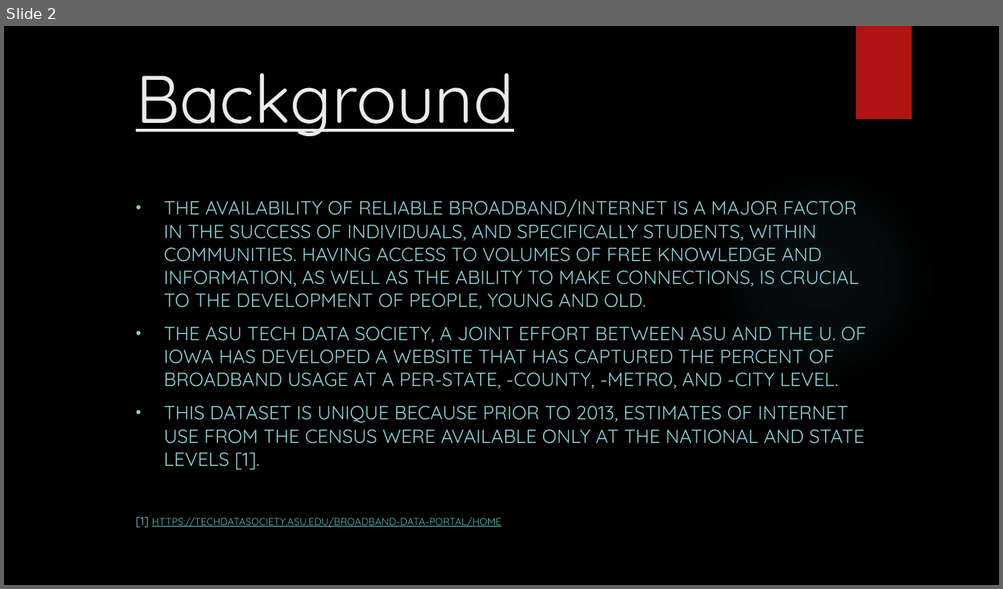
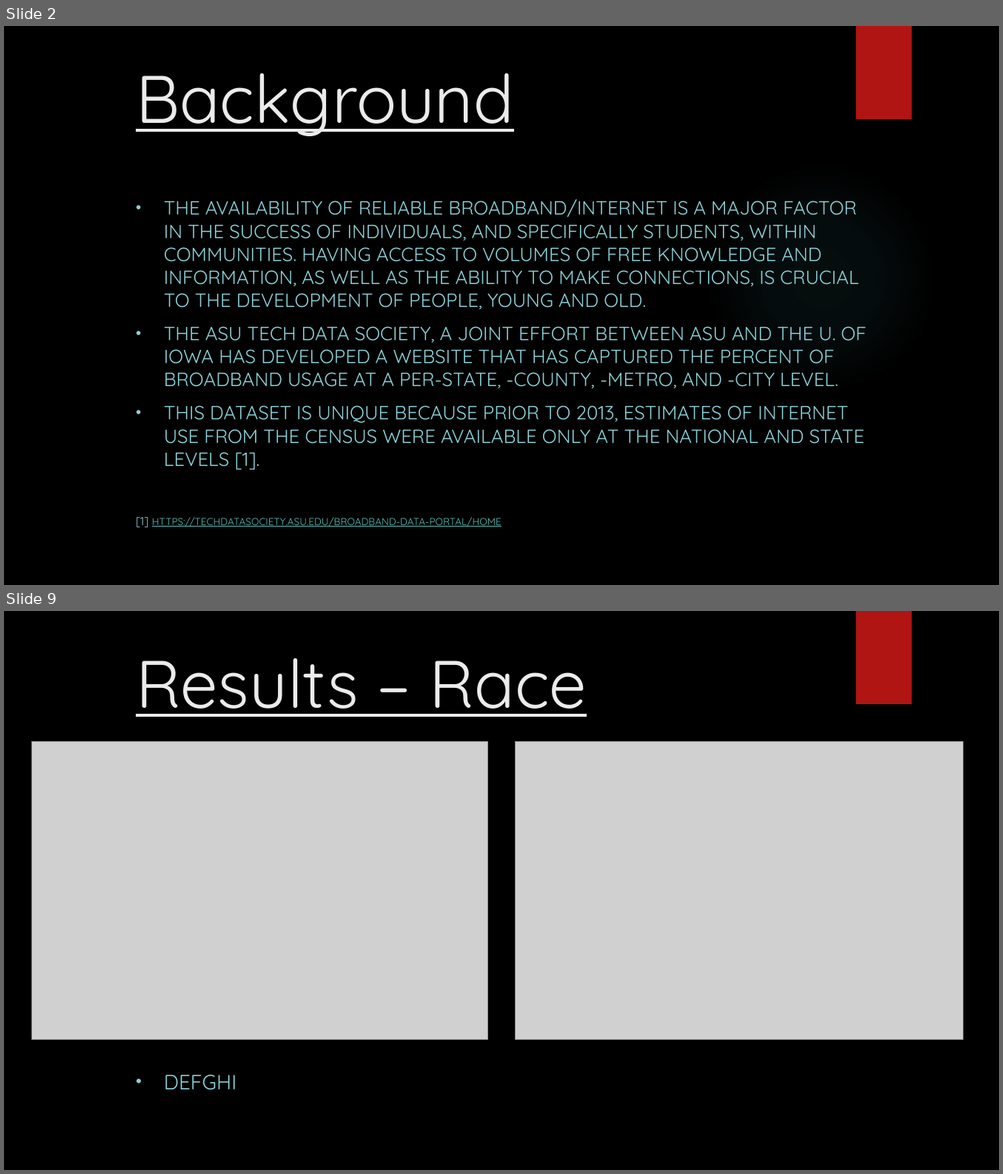
Before and after one commit to Falcon-d/Project-1-Broadband-Access, a slide deck: Project 1 Deck.pptx. Shown one above the other, each under a label of ours: slide 2 before the commit, slides 2 and 9 after it; the slides between them are not shown. The pictures are 1003x589 and 1003x1174 pixels, drawn with LibreOffice and Linux fonts; fonts in the diff are those of the drawing; grey boxes stand for pictures; background and template pictures are left out. Boxes give left, top, right and bottom in pixels: in the first picture for what was removed or moved away, otherwise in the second. Text is boxed around its words. In the diff, an @@ line names an element or a change of style, - is before the commit and + after.

```diff
--- a/Project 1 Deck.pptx
+++ b/Project 1 Deck.pptx
@@ slide 9 added at [4, 611, 999, 1170], background picture (left out); not listed: 1 template element that a slide beside it also shows @@
@@ title added at [136, 658, 586, 717], 64.8 pt, text #EBEBEB, underline @@
+Results – Race
@@ picture added at [31, 741, 487, 1040] @@
@@ picture added at [515, 741, 963, 1040] @@
@@ subtitle added at [164, 1075, 236, 1091], 20 pt, text #8AD0D6 @@
+• DEFGHI
```
Also in this commit, not shown: 5 slides changed, 8 other slides added.
